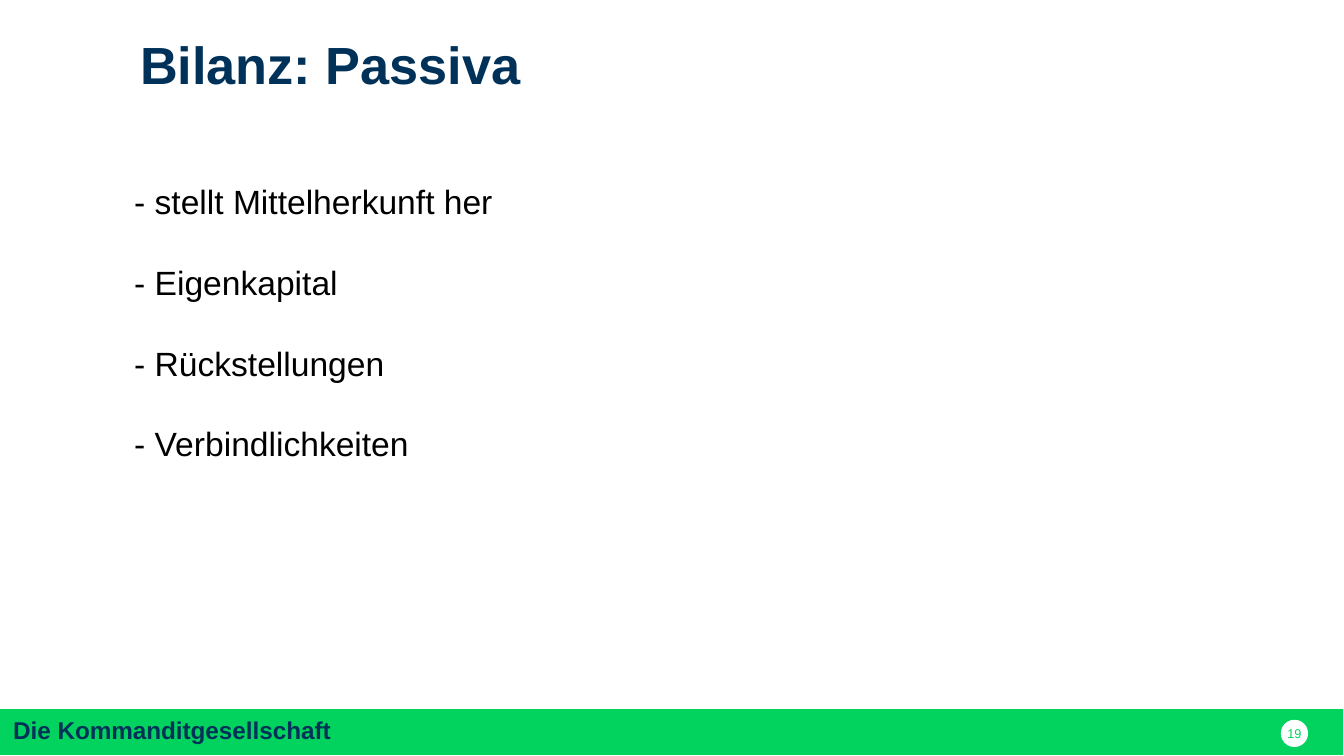
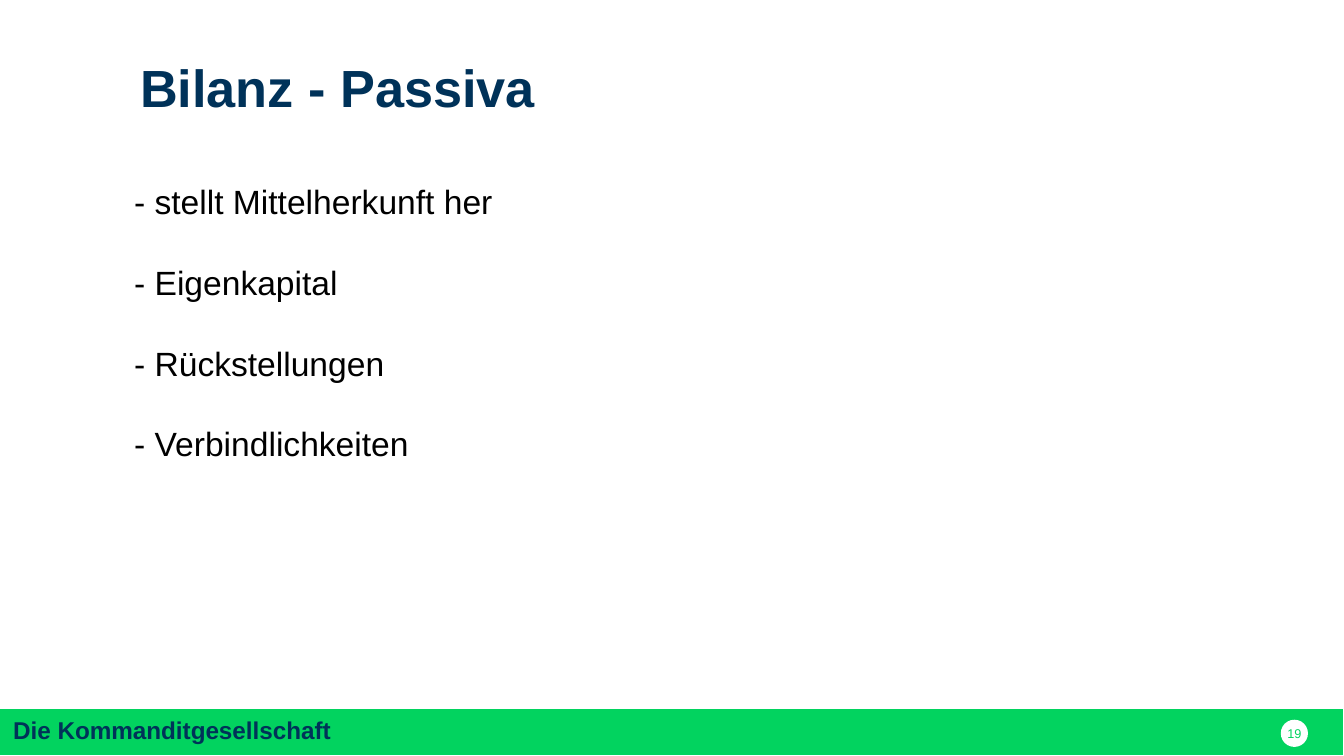
Before and after one commit to nodeg/exercises, a slide deck: slide 19 of FINAL_Referat_BWP_FINAL.pptx. Drawn at 1344x756 pixels with LibreOffice and Linux fonts; fonts in the diff are those of the drawing. Boxes give left, top, right and bottom in pixels: in the first picture for what was removed or moved away, otherwise in the second. Text is boxed around its words. In the diff, an @@ line names an element or a change of style, - is before the commit and + after.

```diff
--- a/FINAL_Referat_BWP_FINAL.pptx
+++ b/FINAL_Referat_BWP_FINAL.pptx
@@ text at <box>140,69,535,108</box>: text changed @@
-Bilanz: Passiva
+Bilanz - Passiva
```
Also in this commit, not shown: 9 other slides changed, 1 slide added, 3 slides removed.
